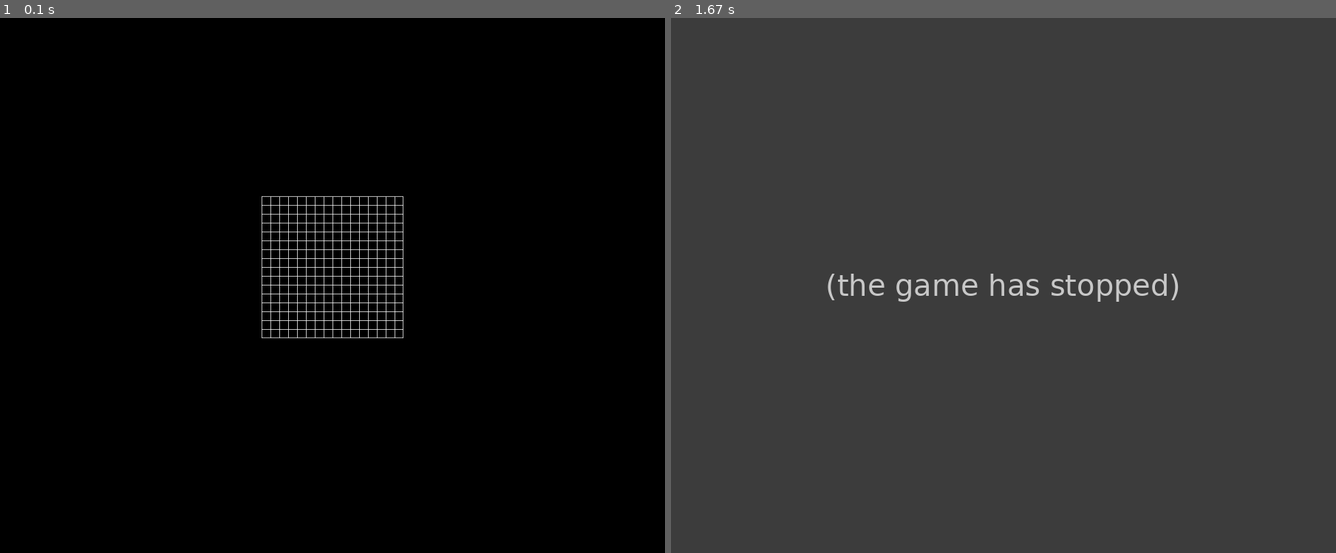
Above: before the commit, frames 1-2 (left to right).
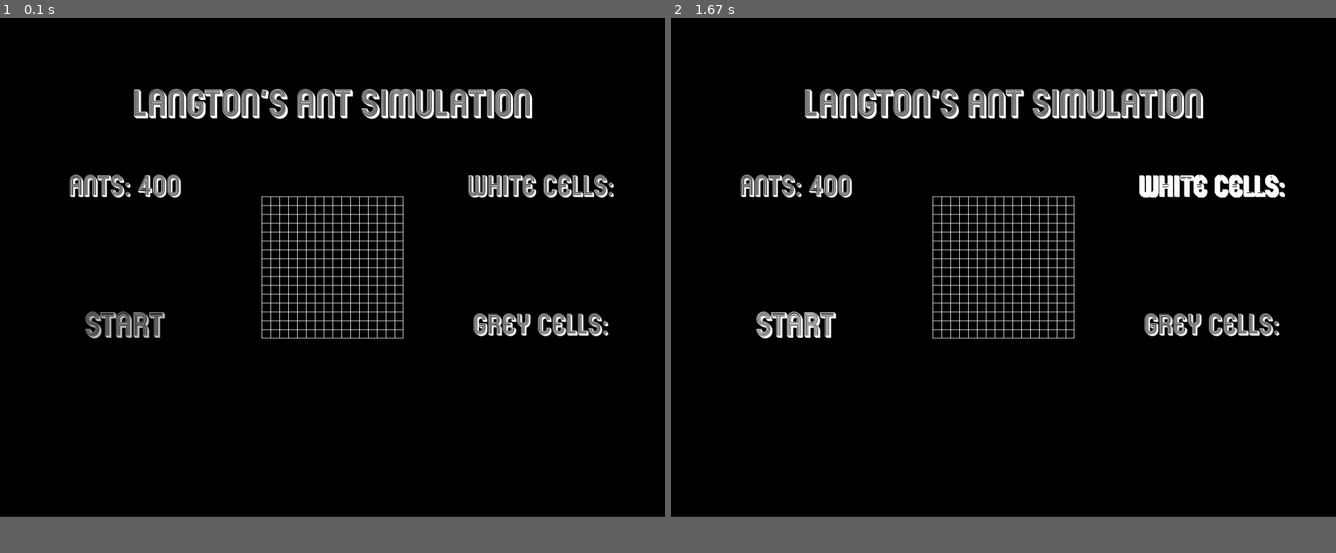
Above: after the commit, the same moments.

Repository: shogun-mar/Langton-s-Ant-Pygame
Game: pygame game, started from grid.py
Two runs of this game, one before a commit and one after it. Both use one fixed random seed, a clock stepped at 60 frames per second and the inputs below.
Inputs (mouse positions are in pixels of both pictures, inside the frame that each line leads up to):
- Up to frame 1 (0.1 s): no input
- Up to frame 2 (1.67 s): click (797, 322) at 0.38 s
The window is 900x724 before the commit and 900x675 after it. Grey fills any space a smaller window leaves; there, only what the larger window draws over its background counts as a difference.

The runs differ from the first frame. In frame 1, 5.4% of the frame differs, in the area x 10-93%, y 13-60%; in frame 2, 92%, in the area x 0-100%, y 0-94%.
Error before the commit: AttributeError: 'App' object has no attribute 'self' (grid.py line 59); the game stopped at 0.38 s (later frames are placeholders)

Commit message:
continue langton simulation gui

Diff:
--- a/grid.py
+++ b/grid.py
@@ -32,18 +32,43 @@
 class App:
     def __init__(self, CELL_SIZE = 16, NUM_ANTS = 400):
         pygame.init()
-        self.COLOR_BAR_OFFSET = 50
         self.CELL_SIZE = CELL_SIZE
         self.WIDTH, self.HEIGTH = 1200, 900
-        self.screen = pygame.display.set_mode([self.WIDTH, self.HEIGTH + (self.CELL_SIZE + self.COLOR_BAR_OFFSET)]) # Add 50 pixels to the self.HEIGTH to make space for the color bar
+        self.screen = pygame.display.set_mode((self.WIDTH, self.HEIGTH))
+        pygame.display.set_icon(pygame.image.load('ant_icon.png'))
         self.clock = pygame.time.Clock()
+        self.grid = [[0 for col in range(16)] for row in range(16)]
+
+        self.colors = set('greenyellow goldenrod2 fuchsia deeppink4 cornflowerblue darkred darkslategrey blueviolet mediumpurple3 indigo crimson seagreen1 salmon1 purple2 plum3 palevioletred violetred springgreen4 \
+                          steelblue4 steelblue slateblue4 slateblue sienna2 cyan skyblue purple magenta red green blue yellow \
+                          white'.split())
 
         self.is_placement_phase: bool = True
         self.placement_phase_grid = pygame.image.load('selection_phase_grid.png')
         self.placement_phase_grid_rect = self.placement_phase_grid.get_rect(center = (self.WIDTH // 2, self.HEIGTH // 2))
 
-        self.ROWS, self.COLS = (self.HEIGTH - (self.CELL_SIZE + self.COLOR_BAR_OFFSET)) // self.CELL_SIZE, self.WIDTH // self.CELL_SIZE
-        self.grid = [[0 for col in range(self.COLS)] for row in range(self.ROWS)]
+        self.title_font = pygame.font.Font('mexcellent/mexcellent 3d.otf', 64)
+        self.title_text = self.title_font.render('Langton\'s Ant Simulation', True, 'white')
+        self.title_rect = self.title_text.get_rect(center = (self.WIDTH // 2, 150))
+        self.screen.blit(self.title_text, self.title_rect)
+
+        self.counter_font = pygame.font.Font('mexcellent/mexcellent 3d.otf', 48)
+        self.ant_counter_text = self.counter_font.render(f'Ants: {NUM_ANTS}', True, 'white')
+        self.ant_counter_rect = self.ant_counter_text.get_rect(center = (225, 300))
+        self.screen.blit(self.ant_counter_text, self.ant_counter_rect)
+
+        self.button_font = pygame.font.Font('mexcellent/mexcellent 3d.otf', 56)
+        self.start_button_text = self.button_font.render('Start', True, 'grey')
+        self.start_button_rect = self.start_button_text.get_rect(center = (225, 550))
+        self.screen.blit(self.start_button_text, self.start_button_rect)
+
+        self.white_cell_counter_text = self.counter_font.render(f'White Cells:', True, 'white')
+        self.white_cell_counter_rect = self.white_cell_counter_text.get_rect(center = (self.WIDTH - 225, 300))
+        self.screen.blit(self.white_cell_counter_text, self.white_cell_counter_rect)
+
+        self.grey_cell_counter_text = self.counter_font.render(f'Grey Cells:', True, 'white')
+        self.grey_cell_counter_rect = self.grey_cell_counter_text.get_rect(center = (self.WIDTH - 225, 550))
+        self.screen.blit(self.grey_cell_counter_text, self.grey_cell_counter_rect)
 
     def run(self):
         while True:
@@ -55,20 +80,27 @@
                     if event.key == pygame.K_SPACE and self.is_placement_phase:
                         self.is_placement_phase = False
                 if event.type == pygame.MOUSEBUTTONDOWN and event.button == 1 and self.is_placement_phase:
-                    x, y = event.pos
-                    col, row = x // self.self.CELL_SIZE, y // self.self.CELL_SIZE
-                    self.grid[row][col] = not self.grid[row][col]
+                    if self.start_button_rect.collidepoint(event.pos):
+                        self.is_placement_phase = False
+                        self.start_button_text = self.button_font.render('Start', True, 'white')
+                        self.screen.blit(self.start_button_text, self.start_button_rect)
 
             pygame.display.set_caption(f'Langton\'s Ant Simulation - FPS: {int(self.clock.get_fps())}')
 
             if self.is_placement_phase:
                 self.screen.blit(self.placement_phase_grid, self.placement_phase_grid_rect)
+            else:
+                self.white_cell_counter_text = self.counter_font.render(f'White Cells:', True, 'white')
+                self.screen.blit(self.white_cell_counter_text, self.white_cell_counter_rect)
 
             #[ant.run() for ant in self.ants]
 
             pygame.display.flip()
             self.clock.tick()
 
+    def get_white_cells(self):
+        return sum([sum(row) for row in self.grid])
+
 if __name__ == "__main__":
     app = App()
     app.run()
Binary file added: ant_icon.png
